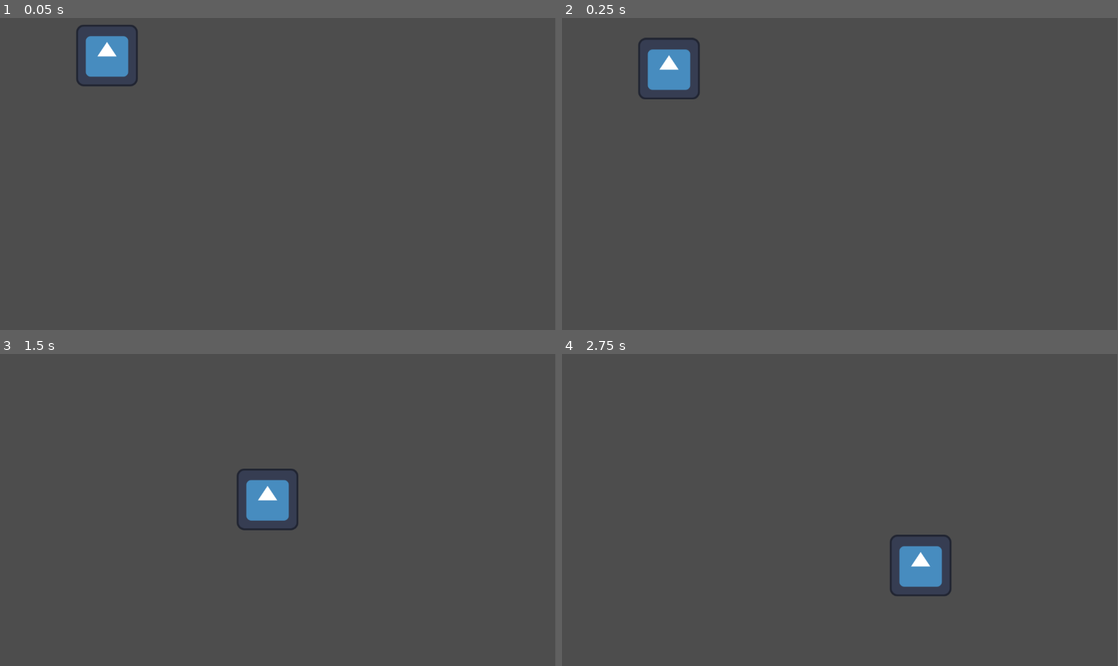
Above: before the commit, frames 1-4 (two rows, left to right).
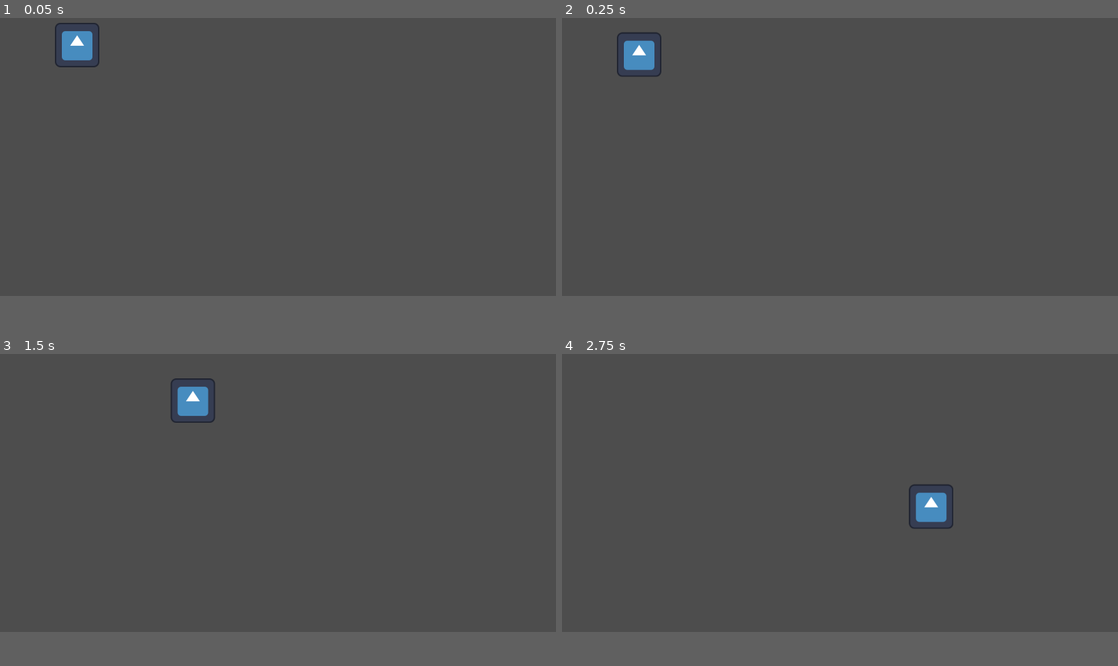
Above: after the commit, the same moments.

Repository: Mohamedyk10/inoxxtag-unclimb
Game: Godot game, scene res://main.tscn
Same seed, same stepped clock (60 frames per second), same inputs: the game is played once before the commit and once after it. The engine's default icon, where the game draws it, is replaced by a stand-in: a white triangle on a blue panel in a dark square.
Inputs:
- Up to frame 1 (0.05 s): no input
- Up to frame 2 (0.25 s): no input
- Up to frame 3 (1.5 s): hold Right (RIGHT) from 0.53 s (still down); tap Space (JUMP) at 0.77 s
- Up to frame 4 (2.75 s): tap Space (JUMP) at 1.52 s; release Right (RIGHT) at 2.03 s; hold Left (LEFT) from 2.03 s (still down)
The window is 799x449 before the commit and 800x400 after it. Grey fills any space a smaller window leaves; there, only what the larger window draws over its background counts as a difference.

The runs differ from the first frame. In frame 1, 1.7% of the frame differs, in the area x 9-25%, y 1-22%; in frame 2, 1.7%; in frame 3, 2.0%; in frame 4, 2.0%, in the area x 59-71%, y 41-78%.

Commit message:
Changement taille écran 1600x800px

Diff:
--- a/inoxtag-unclimb/player.gd
+++ b/inoxtag-unclimb/player.gd
@@ -3,12 +3,14 @@
 @export var impulse_strenght = 1_000
 @export var jump_impulse_strenght = 20_000
 
-
-
 var is_jumping = false
 
 func is_on_floor():
 	set_contact_monitor(true)
+	set_max_contacts_reported(100)
+	print(is_contact_monitor_enabled())
+	print(get_max_contacts_reported())
+	print(get_contact_count())
 	print(get_colliding_bodies())
 	for body in get_colliding_bodies():
 		print(body.name)
--- a/inoxtag-unclimb/project.godot
+++ b/inoxtag-unclimb/project.godot
@@ -14,6 +14,11 @@
 run/main_scene="uid://ceql8b1jxod73"
 config/features=PackedStringArray("4.4", "Forward Plus")
 config/icon="res://icon.svg"
+
+[display]
+
+window/size/viewport_width=1600
+window/size/viewport_height=800
 
 [input]
 
Not shown, added: inoxtag-unclimb/art/MC/mc-hook.png.import
Not shown, added: inoxtag-unclimb/art/Tiles/cavern_tile1.png.import
Not shown, added: inoxtag-unclimb/art/Tiles/cavern_tile1_bord_a_climb.png.import
Not shown, added: inoxtag-unclimb/art/Tiles/cavern_tile1_dessous.png.import
Not shown, added: inoxtag-unclimb/art/Tiles/lampadaire_01.png.import
Not shown, added: inoxtag-unclimb/art/Tiles/lampadaire_02.png.import
